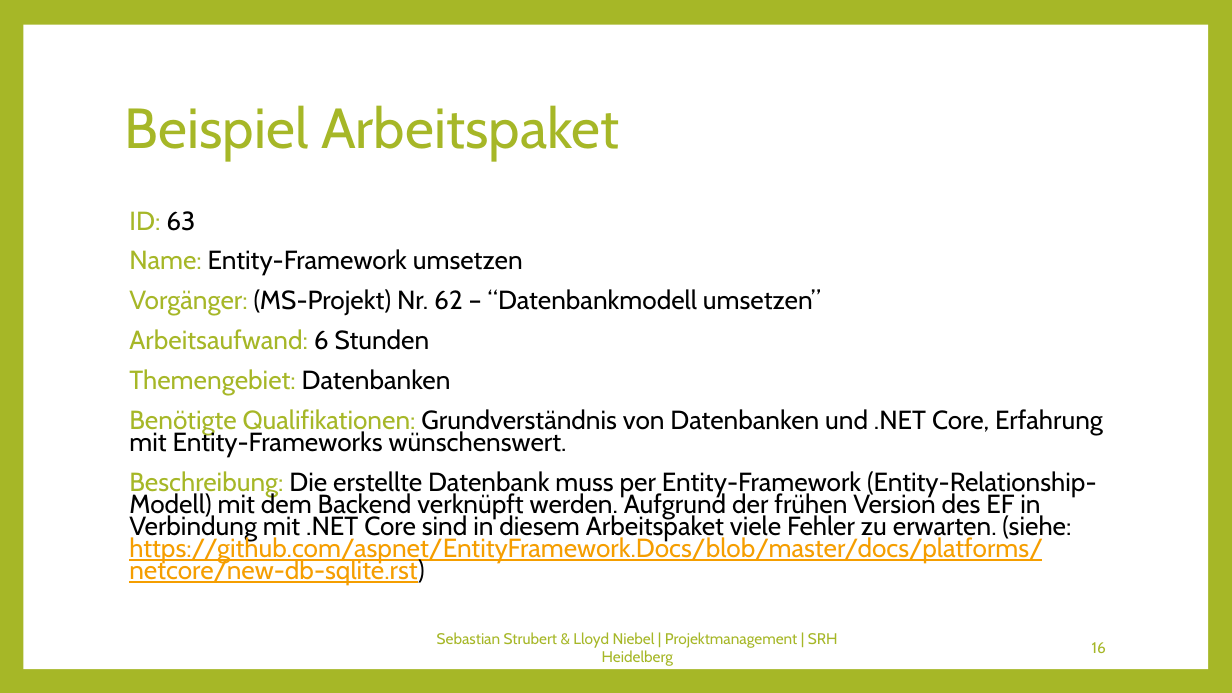
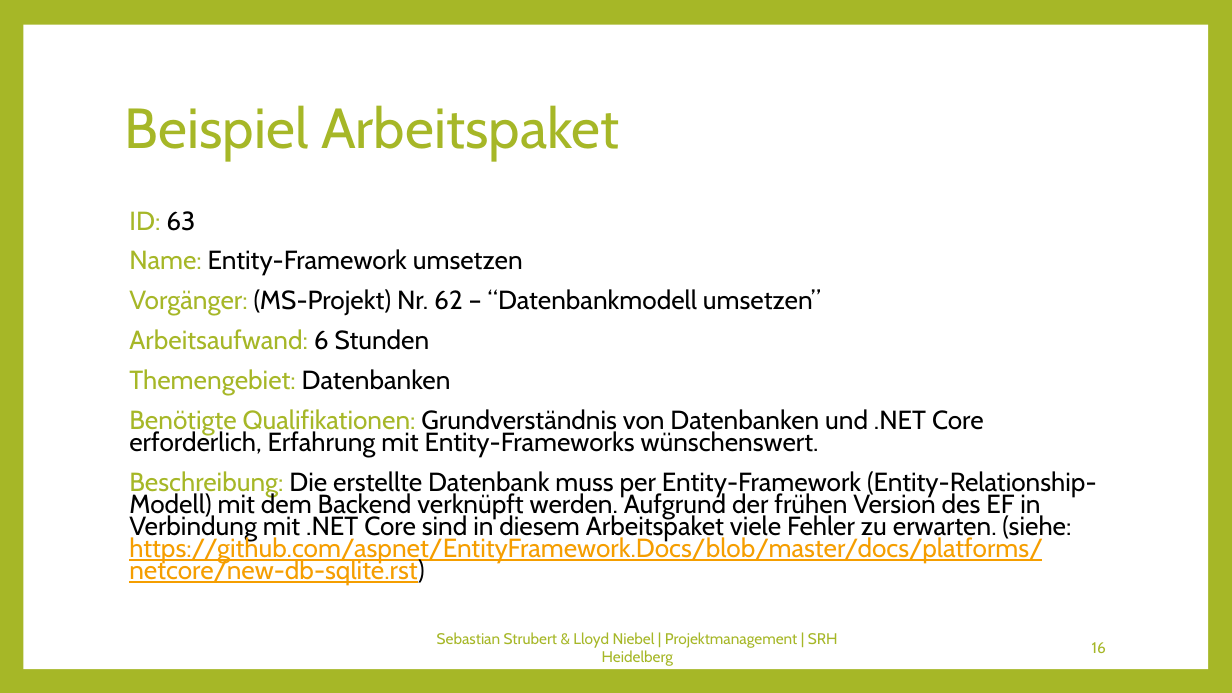
Before and after one commit to Kulu-M/KanBan-App, a slide deck: slide 16 of KanBan-App/Documents/Abschlusspräsentation/Projektmanagement.pptx. Drawn at 1232x693 pixels with LibreOffice and Linux fonts; fonts in the diff are those of the drawing. Boxes give left, top, right and bottom in pixels: in the first picture for what was removed or moved away, otherwise in the second. Text is boxed around its words. In the diff, an @@ line names an element or a change of style, - is before the commit and + after.

Commit message:
pp

```diff
--- a/KanBan-App/Documents/Abschlusspräsentation/Projektmanagement.pptx
+++ b/KanBan-App/Documents/Abschlusspräsentation/Projektmanagement.pptx
@@ text at [129,409,984,457]: text changed @@
-Benötigte Qualifikationen: Grundverständnis von Datenbanken und .NET Core, Erfahrung mit Entity-Frameworks wünschenswert.
+Benötigte Qualifikationen: Grundverständnis von Datenbanken und .NET Core erforderlich, Erfahrung mit Entity-Frameworks wünschenswert.
```
